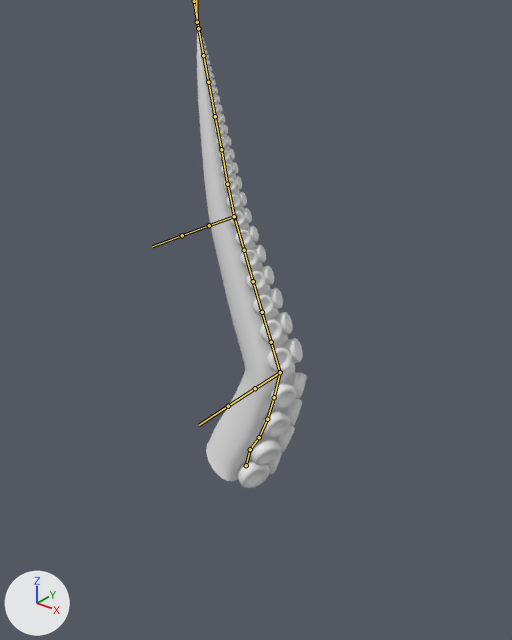
Renders of the FBX model Assets/Tentacle/Tentacle/Models/Tentacle.fbx from each side of a commit.
Camera for both pictures: a 50 mm lens placed at (4.29, -4.98, 2.09), pointed at (0.18, 0.17, -1.1). The lights are fixed; the arrows at lower left show +X, +Y and +Z. Both versions are drawn at frame 24 of the action 'Tentacle|Tentacle|Tentacle|Spawn'; the numbers are the values there. The bones that bend it are drawn over the model as lines.

Names of what the first picture shows: 'TentacleMesh'.
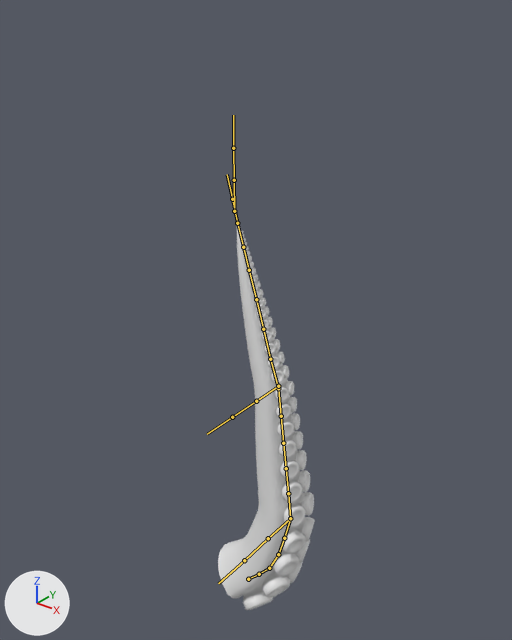
The change in detail:
Bone 'Bone' (bone_bone) moves from (-0.1, -9.4, 0.0) to (-0.01, -15.01, 0.0).
Bone 'Bone' (bone_bone) turns from (0, 0, -14) to (0, 0, -41) degrees about its own x, y and z.
Bone 'Bone.008' (bone_bone_008) turns from (0, 0, -16) to (0, 0, 3) degrees about its own x, y and z.
Bone 'Bone.001' (bone_bone_001) turns from (0, 0, 8) to (0, 0, 15) degrees about its own x, y and z.
Bone 'Bone.009' (bone_bone_009) turns from (0, 0, 7) to (0, 0, 8) degrees about its own x, y and z.
Bone 'Bone.010' (bone_bone_010) turns from (0, 0, 32) to (0, 0, 19) degrees about its own x, y and z.
Bone 'Bone.005' (bone_bone_005) turns from (-2, 0, -5) to (0, 0, 11) degrees about its own x, y and z.

Where the change shows, as pixel boxes (x1, y1, x2, y2) in the pictures (512 x 640 px):
'TentacleMesh', posed (12% narrower, 16% shorter)
    before: (197, 29, 307, 488)
    after: (218, 224, 315, 610)
bone 'Bone', root to tip
    before: (246, 465) to (250, 449)
    after: (248, 579) to (259, 574)
bone 'Bone.008', root to tip
    before: (250, 449) to (259, 437)
    after: (259, 574) to (269, 568)
bone 'Bone.001', root to tip
    before: (259, 437) to (267, 419)
    after: (269, 568) to (278, 554)
bone 'Bone.009', root to tip
    before: (267, 419) to (274, 397)
    after: (278, 554) to (284, 538)
bone 'Bone.010', root to tip
    before: (280, 372) to (271, 342)
    after: (290, 518) to (288, 493)
bone 'Bone.005', root to tip
    before: (234, 217) to (227, 184)
    after: (278, 388) to (270, 359)
